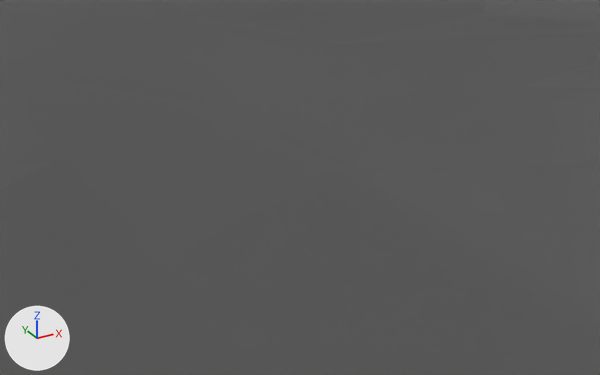
What one commit did to the glTF model glb/Shaft.glb.
Camera for both pictures: a 50 mm lens placed at (10.53, 59.13, -145.53), pointed at (16.15, 69.35, -150.64). The axes (+X, +Y, +Z) are drawn at lower left. The lights are the same throughout. Where no turn or scale is listed for an object, it has been applied to the vertices.

In view in the first picture: 'Arena-col'.
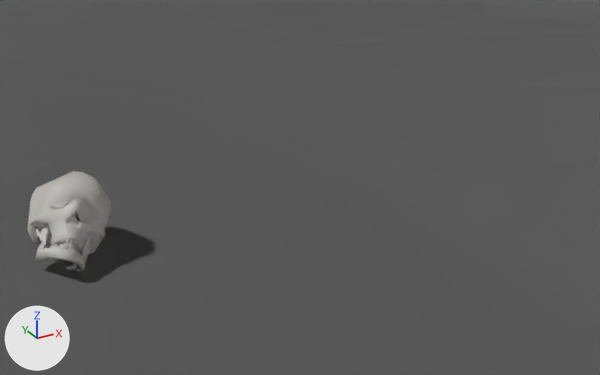
Changed parts and their boxes (x1, y1, x2, y2) in the pictures (600 x 375 px):
'Skull', added: after (27, 171, 111, 270)

Edits to the bpy script that builds the scene:
```text
Add mat_human_skeleton:
    mat_human_skeleton = principled_material('Human Skeleton')
    mat_human_skeleton.base_color = (0.867, 0.837, 0.797)  # white #efece7
    mat_human_skeleton.metallic = 0.03
    mat_human_skeleton.roughness = 0.652
Add me_mesh_003:
    me_mesh_003.from_pydata(...)  # 1120 vertices, 1776 faces; spans x -0.48..0.88, y -0.39..1.42, z -0.61..0.75
    me_mesh_003.materials.append(mat_human_skeleton)  # white #efece7
Add ob_skull:
    ob_skull = bpy.data.objects.new('Skull', me_mesh_003)
    ob_skull.location = (12.8, 70.33, -151.18)
```
